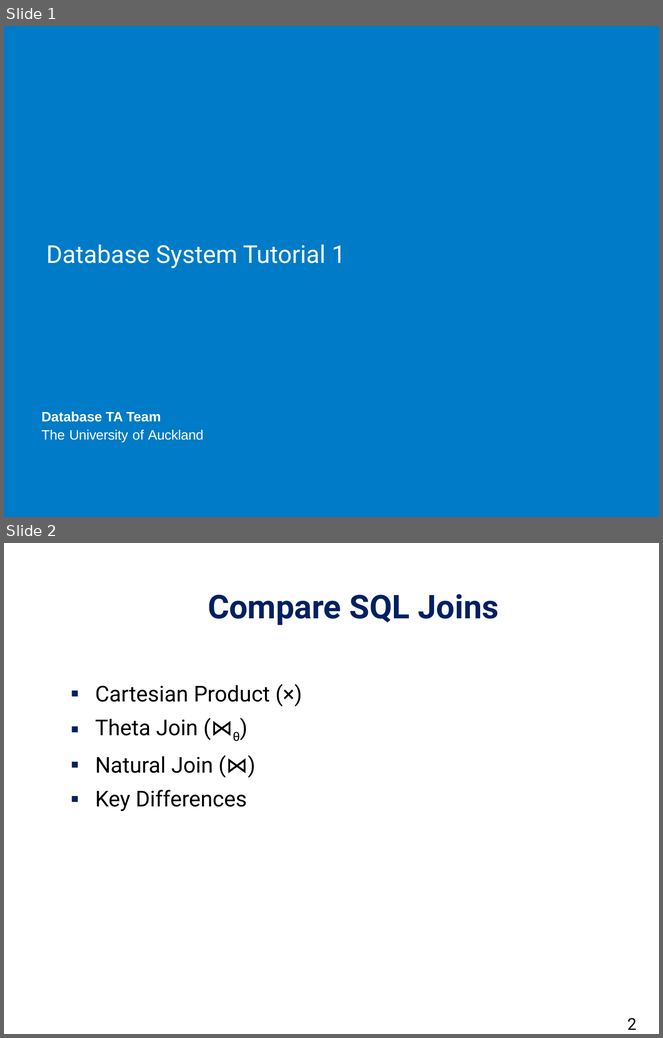
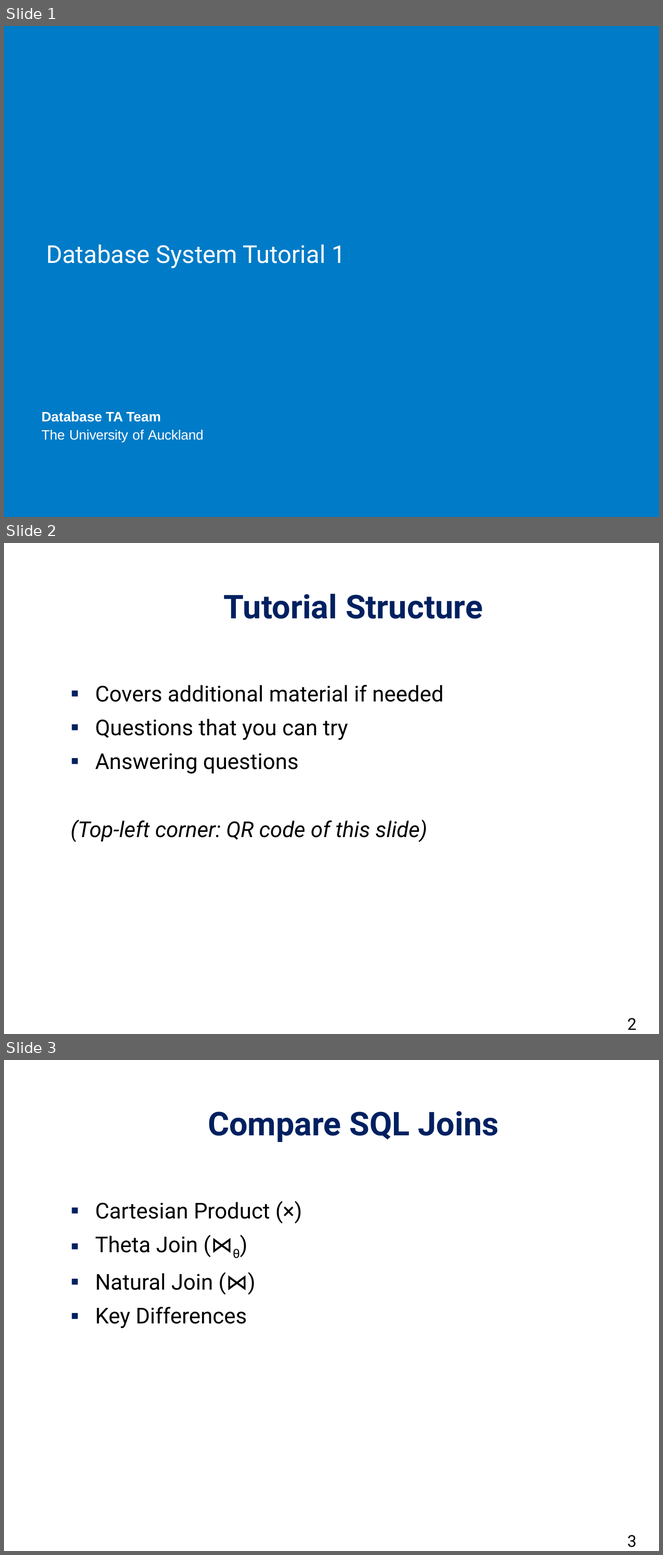
Before and after one commit to daichou03/DBS-slide-tut-25, a slide deck: Week 1/week_1.pptx. Shown one above the other, each under a label of ours: slides 1 and 2 before the commit, slides 1, 2 and 3 after it. The pictures are 663x1038 and 663x1555 pixels, drawn with LibreOffice and Linux fonts; fonts in the diff are those of the drawing; background and template pictures are left out. Boxes give left, top, right and bottom in pixels: in the first picture for what was removed or moved away, otherwise in the second. Text is boxed around its words. In the diff, an @@ line names an element or a change of style, - is before the commit and + after.

```diff
--- a/Week 1/week_1.pptx
+++ b/Week 1/week_1.pptx
@@ slide 2 added at box(4, 543, 659, 1034), background #FFFFFF @@
@@ title added at box(224, 593, 483, 619), 36 pt, text #002060, bold @@
+Tutorial Structure
@@ text added at box(71, 685, 443, 843), 24 pt, text #000000 @@
+▪ Covers additional material if needed
+▪ Questions that you can try
+▪ Answering questions
+(Top-left corner: QR code of this slide)
@@ page number added at box(627, 1018, 637, 1030), 18 pt, text #000000 @@
+2
@@ what was slide 2 is now slide 3 @@
@@ page number at box(627, 1535, 637, 1548): text changed @@
-2
+3
```
Also in this commit, not shown: 7 other slides added, 2 other files.
